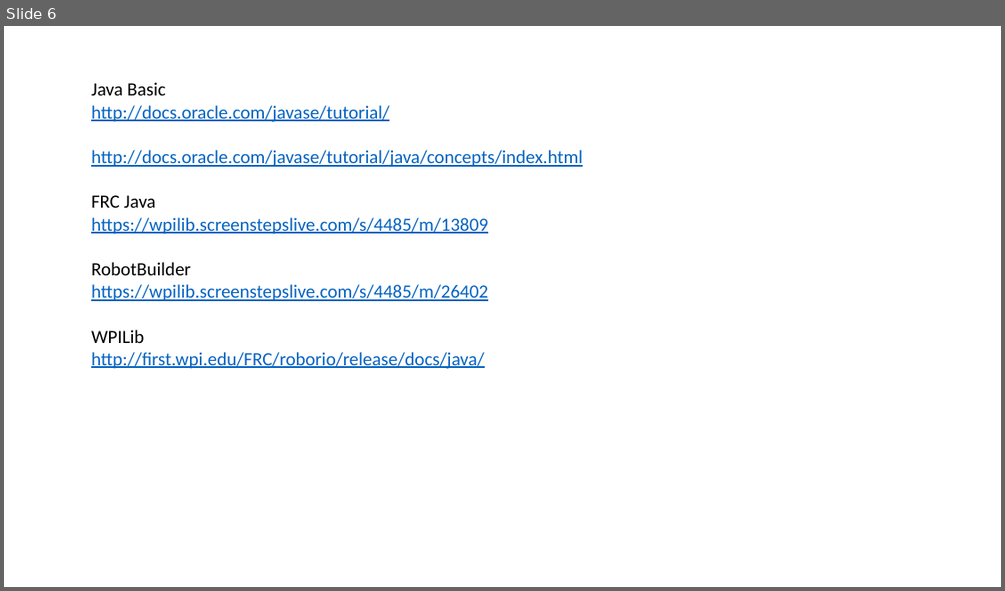
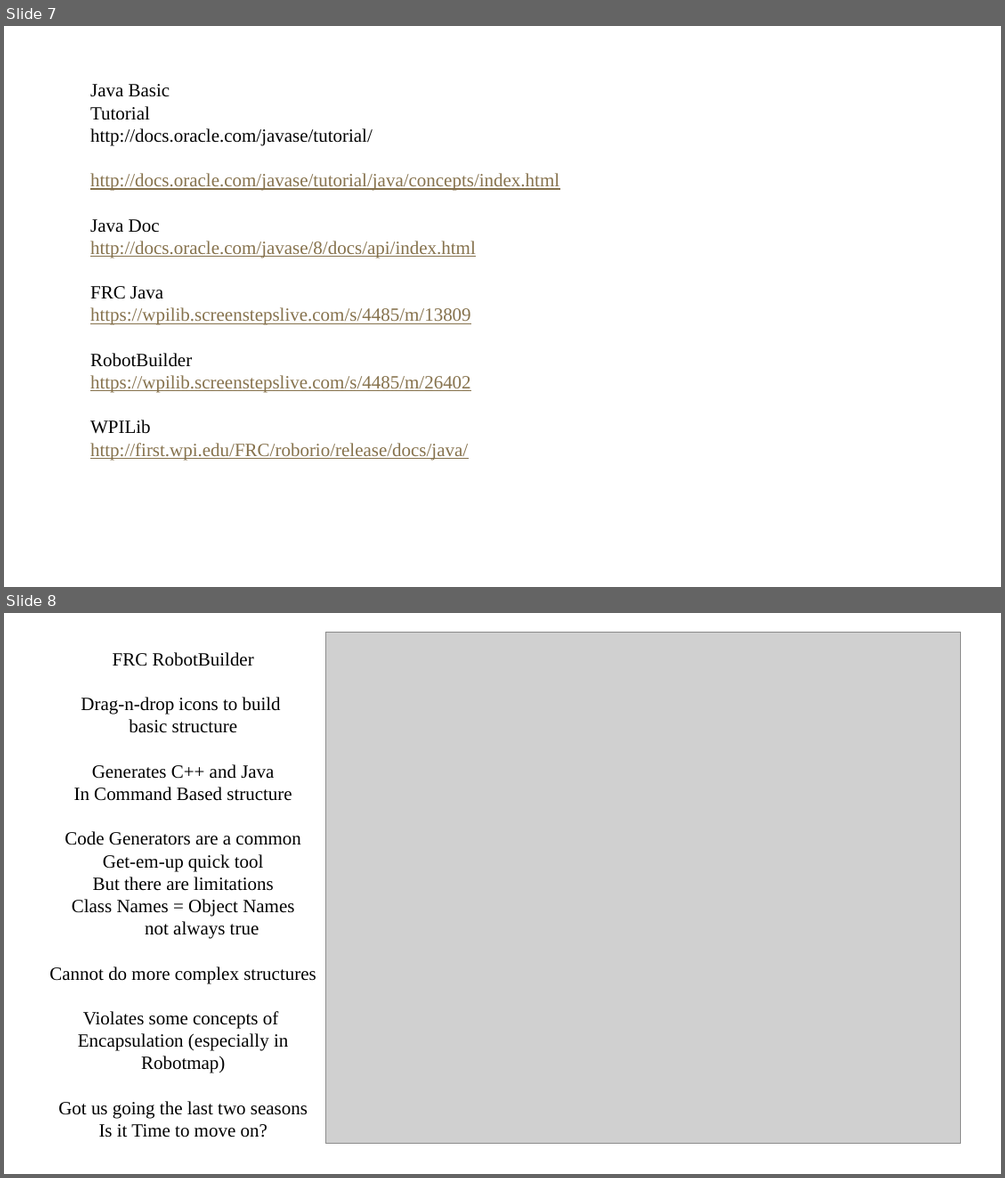
Before and after one commit to 4662FRCRobotics/Training, a slide deck: Object Oriented Programming FRC Context ArmSystem.pptx. Shown one above the other, each under a label of ours: slide 6 before the commit, slides 7 and 8 after it. The pictures are 1005x591 and 1005x1178 pixels, drawn with LibreOffice and Linux fonts; fonts in the diff are those of the drawing; grey boxes stand for pictures; background and template pictures are left out. Boxes give left, top, right and bottom in pixels: in the first picture for what was removed or moved away, otherwise in the second. Text is boxed around its words. In the diff, an @@ line names an element or a change of style, - is before the commit and + after.

```diff
--- a/Object Oriented Programming FRC Context ArmSystem.pptx
+++ b/Object Oriented Programming FRC Context ArmSystem.pptx
@@ slide 8 added at (4,613,1001,1174), background picture (left out) @@
@@ picture added at (326,632,961,1143) @@
@@ text added at (49,652,316,1137), 18 pt, text #000000 @@
+FRC RobotBuilder
+Drag-n-drop icons to build
+basic structure
+Generates C++ and Java
+In Command Based structure
+Code Generators are a common
+Get-em-up quick tool
+But there are limitations
+Class Names = Object Names
+not always true
+Cannot do more complex structures
+Violates some concepts of
+Encapsulation (especially in
+Robotmap)
+Got us going the last two seasons
+Is it Time to move on?
@@ what was slide 6 is now slide 7 @@
@@ slide 7 changed as well @@
@@ text at (90,84,559,459): font Calibri to Times New Roman in "Java Basic", "http://docs.oracle.com/javase/tutorial/", "http://docs.oracle.com/javase/tutorial/java/concepts/index.h ...", "FRC Java" and 5 more places; text colour #0563C1 to #000000, underline off in "http://docs.oracle.com/javase/tutorial/"; text colour #0563C1 to #86724D in "http://docs.oracle.com/javase/tutorial/java/concepts/index.h ...", "https://wpilib.screenstepslive.com/s/4485/m/13809", "https://wpilib.screenstepslive.com/s/4485/m/26402", "http://first.wpi.edu/FRC/roborio/release/docs/java/" @@
@@ text at (90,106,150,120): paragraph added @@
+Tutorial
@@ text at (90,219,476,258): paragraphs added @@
+Java Doc
+http://docs.oracle.com/javase/8/docs/api/index.html
```
Also in this commit, not shown: 8 other slides changed, 1 other slide added, 1 other file.
